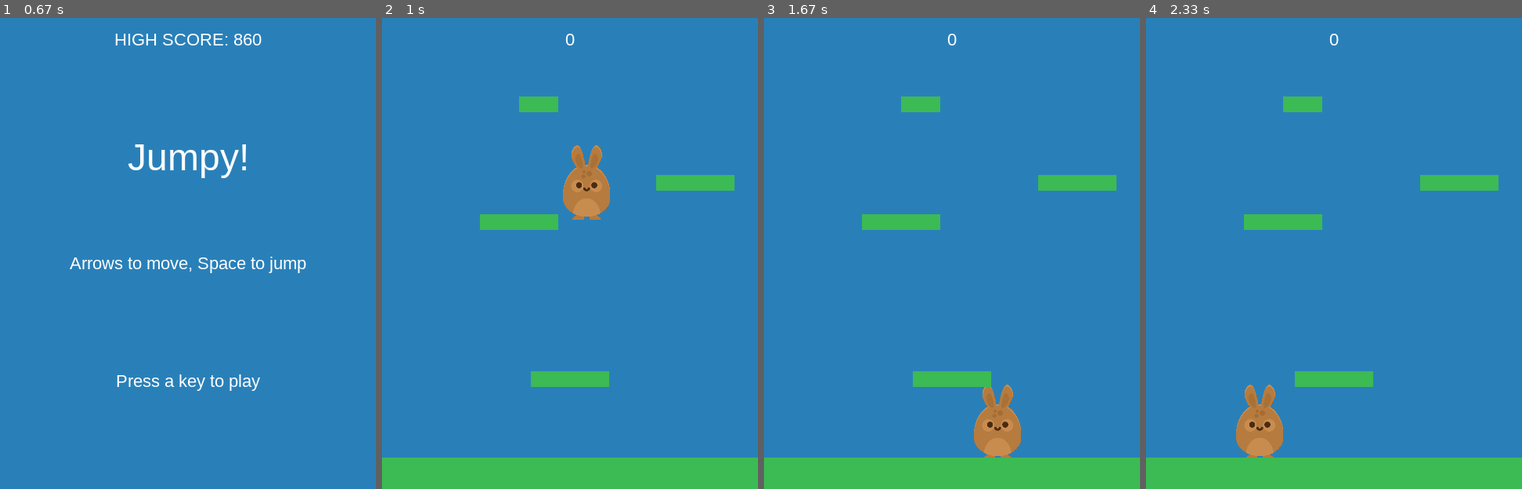
Above: before the commit, frames 1-4 (left to right).
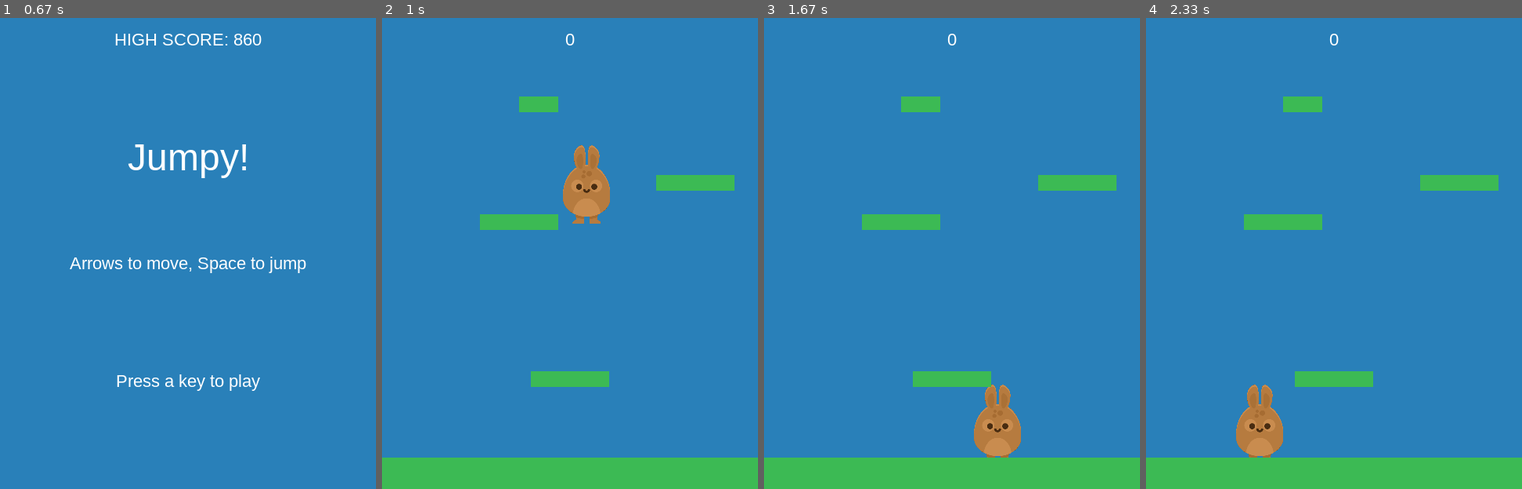
Above: after the commit, the same moments.

Repository: Seigakuin/platformer
Game: pygame game, started from main.py
Two runs of this game, one before a commit and one after it. Both use one fixed random seed, a clock stepped at 60 frames per second and the inputs below.
Inputs:
- Up to frame 1 (0.67 s): hold Right from 0.33 s (still down)
- Up to frame 2 (1 s): release Right at 0.8 s; hold Right from 0.83 s (still down)
- Up to frame 3 (1.67 s): release Right at 1.3 s; hold Left from 1.33 s (still down)
- Up to frame 4 (2.33 s): release Left at 1.87 s; hold Left 1.9-2.3 s

Frame 1 is identical in both runs. In frame 2, 0.2% of the frame differs, in the area x 50-59%, y 27-44%; in frame 3, 0.1%; in frame 4, 0.2%.

Commit message:
add standing animation / frame.set_colorkey() for all frames

Diff:
--- a/sprites.py
+++ b/sprites.py
@@ -12,34 +12,41 @@
         self.game = game
         self.walking = False
         self.jumping = False
+        self.standing_frames = []
+        self.walk_frames_r = []
+        self.walk_frames_l = []
+        self.jump_frame = []
+        self.load_images()
         self.current_frame = 0  # to keep track of animation frame
         self.last_update = 0  # to keep time of animation
-        self.load_images()
         self.image = self.standing_frames[0]
-        self.image.set_colorkey((0, 0, 0))
         self.rect = self.image.get_rect()
         self.rect.center = (WIDTH / 2, HEIGHT / 2)
         self.pos = vec(WIDTH / 2, HEIGHT / 2)
         self.vel = vec(0, 0)
         self.acc = vec(0, 0)
-        self.standing_frames = []
-        self.walk_frames_r = []
-        self.walk_frames_l = []
-        self.jump_frame = []
 
     def load_images(self):
+        """アニメーションのフレーム画像をロード"""
         self.standing_frames = [
             self.game.spritesheet.get_image(614, 1063, 120, 191),
-            self.game.spritesheet.get_image(584, 0, 121, 201),
+            self.game.spritesheet.get_image(690, 406, 120, 201),
         ]
+        for frame in self.standing_frames:
+            frame.set_colorkey((0, 0, 0))
+
         self.walk_frames_r = [
             self.game.spritesheet.get_image(678, 860, 120, 201),
             self.game.spritesheet.get_image(692, 1458, 120, 207),
         ]
+        for frame in self.walk_frames_r:
+            frame.set_colorkey((0, 0, 0))
         self.walk_frames_l = []
         for frame in self.walk_frames_r:
             self.walk_frames_l.append(pg.transform.flip(frame, True, False))
+            frame.set_colorkey((0, 0, 0))
         self.jump_frame = self.game.spritesheet.get_image(382, 763, 150, 181)
+        self.jump_frame.set_colorkey((0, 0, 0))
 
     def jump(self):
         # jump only if on a platform
@@ -50,6 +57,7 @@
             self.vel.y = -PLAYER_JUMP
 
     def update(self):
+        self.animate()
         # 重力の設定
         self.acc = vec(0, PLAYER_GRAV)
         keys = pg.key.get_pressed()
@@ -74,6 +82,16 @@
         # 現在の位置に Positionを設定
         self.rect.midbottom = self.pos
 
+    def animate(self):
+        """アニメーション"""
+        now = pg.time.get_ticks()
+        if not self.jumping and not self.walking:
+            if now - self.last_update > 350:
+                self.last_update = now
+                self.current_frame = (self.current_frame + 1) % len(
+                    self.standing_frames)
+                self.image = self.standing_frames[self.current_frame]
+
 
 class Platform(pg.sprite.Sprite):
     def __init__(self, x, y, w, h):
